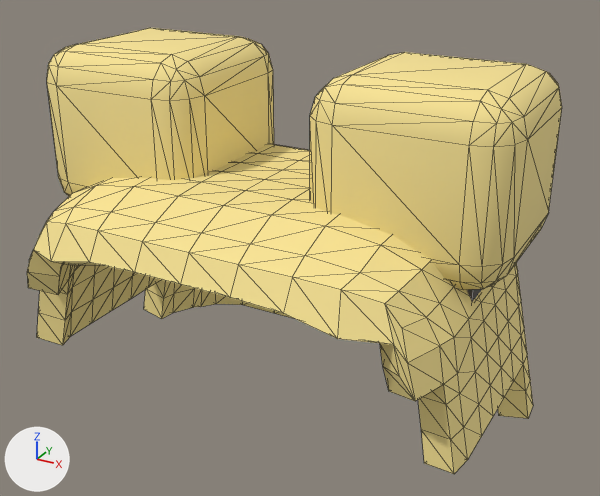
Before and after pictures for a commit that changed the glTF model public/assets/models/characters/wardrobe/hair-buns-blond.glb.
The view is the same before and after, from a 50 mm camera at (0.357, -0.604, 0.474) aimed at (0.014, 0.018, 0.162). Every picture has the same lights, and +X, +Y and +Z are marked at lower left. The picture after the commit comes second. Mesh edges are drawn as thin lines. Vertices at exactly the same position are counted once.

Objects in the first picture: 'hair_bun_-1', 'hair_bun_1', 'hair_shell' and 1 more.
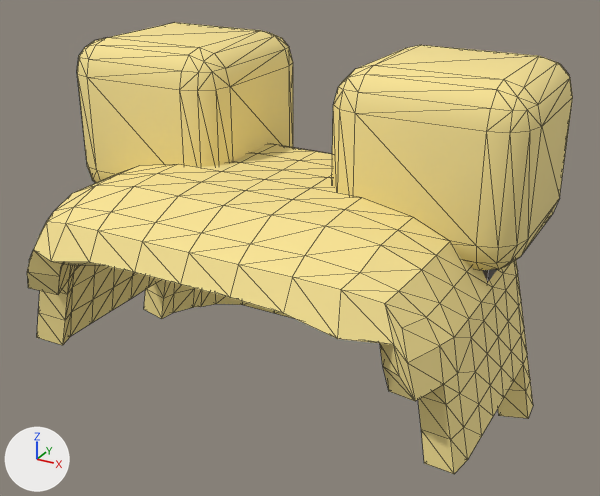
Pixel boxes [x1, y1, x2, y2] of what changed, in the pictures (600 x 496 px):
'hair_bun_1', moved
    before: [310, 52, 562, 290]
    after: [332, 45, 573, 270]
'hair_bun_-1', moved
    before: [47, 28, 274, 196]
    after: [77, 22, 293, 183]

The change in detail:
me_hair_bun__1 is used by ob_hair_bun__1; location (0.0, 0.0, 0.0).
me_hair_bun__1 had 96 vertices, 188 faces and spanned x -0.223..-0.053, y -0.06..0.11, z 0.184..0.34.
me_hair_bun__1 now has 96 vertices, 188 faces and spans x -0.223..-0.053, y -0.02..0.15, z 0.184..0.34.
me_hair_bun__1 part 1: the whole mesh is moved by (0.0, 0.04, 0.0).
me_hair_bun_1 is used by ob_hair_bun_1; location (0.0, 0.0, 0.0).
me_hair_bun_1 had 96 vertices, 188 faces and spanned x 0.053..0.223, y -0.06..0.11, z 0.184..0.34.
me_hair_bun_1 now has 96 vertices, 188 faces and spans x 0.053..0.223, y -0.02..0.15, z 0.184..0.34.
me_hair_bun_1 part 2: the whole mesh is moved by (0.0, 0.04, 0.0).
